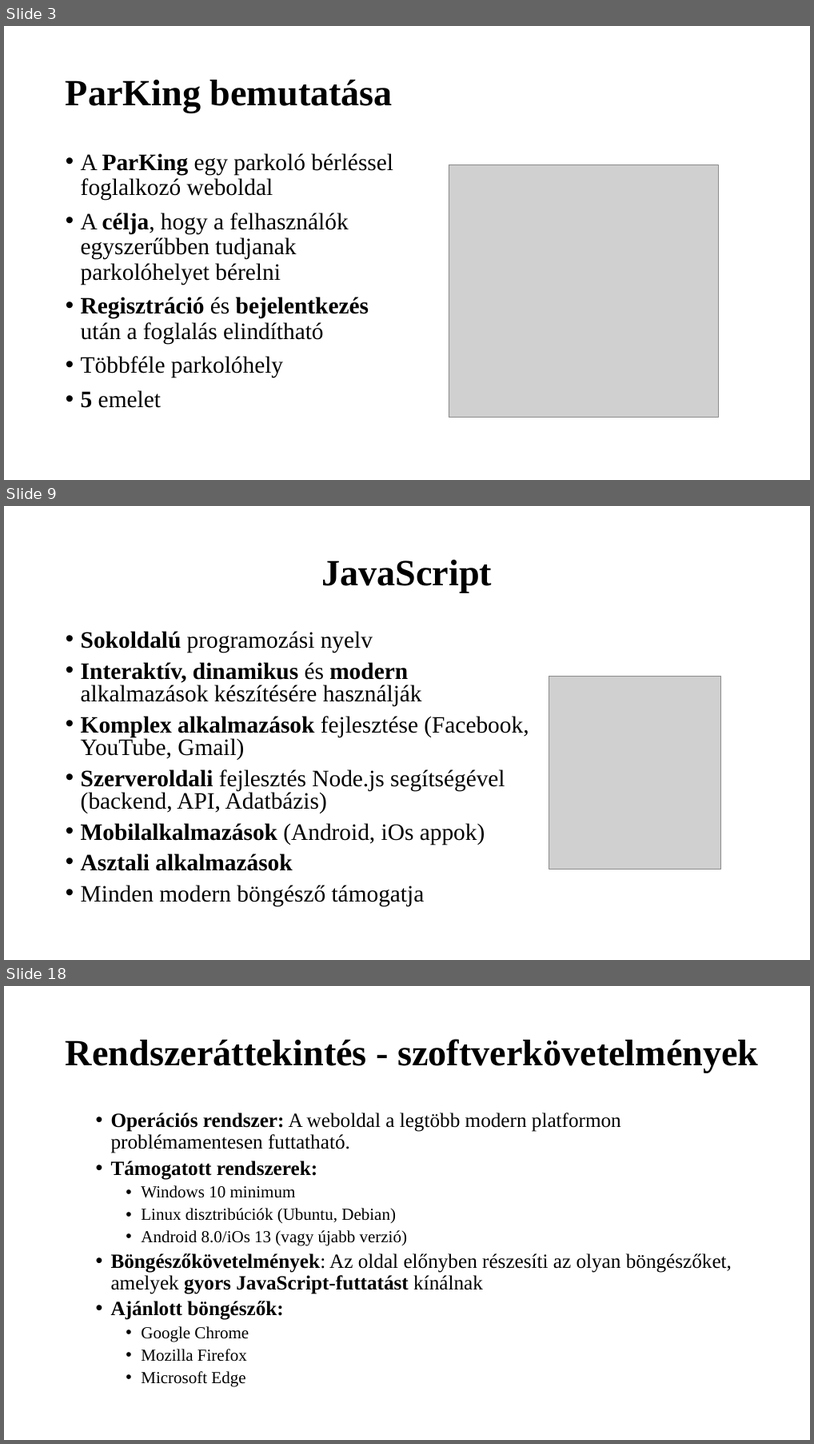
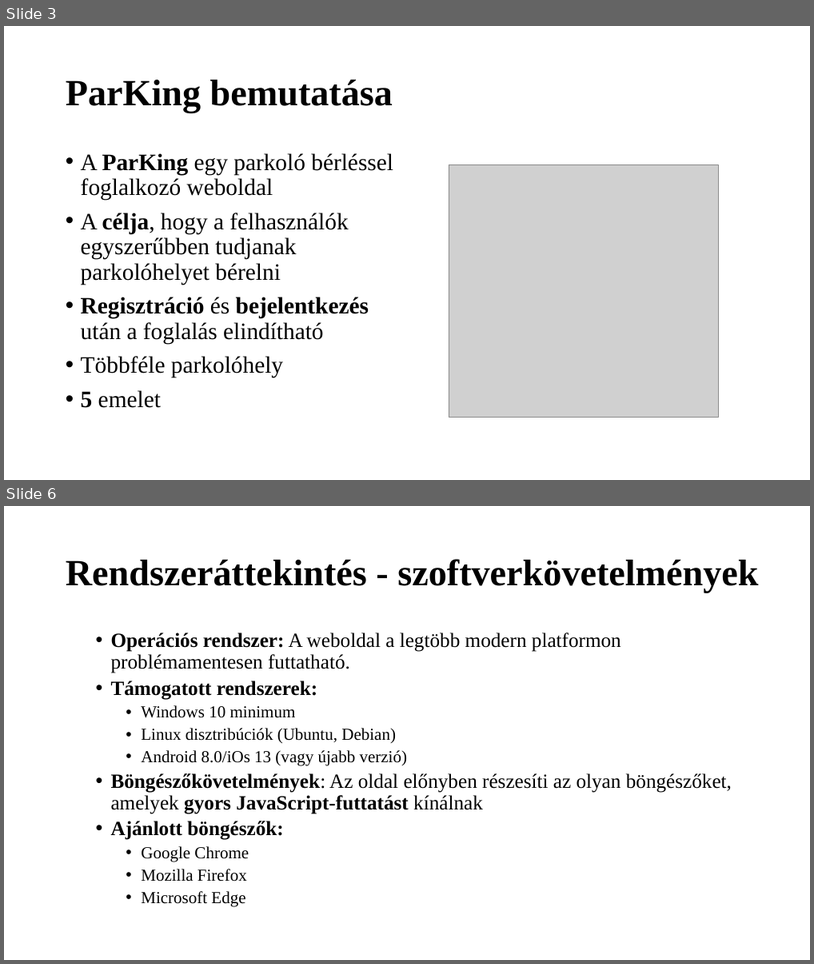
Before and after one commit to K0RN3L07/ParKing, a slide deck: Dokumentáció/ParKing-prezentacio.pptx. Shown one above the other, each under a label of ours: slides 3, 9 and 18 before the commit, slides 3 and 6 after it; the slides between them are not shown. The pictures are 814x1444 and 814x964 pixels, drawn with LibreOffice and Linux fonts; fonts in the diff are those of the drawing; grey boxes stand for pictures. Boxes give left, top, right and bottom in pixels: in the first picture for what was removed or moved away, otherwise in the second. Text is boxed around its words. In the diff, an @@ line names an element or a change of style, - is before the commit and + after.

```diff
--- a/Dokumentáció/ParKing-prezentacio.pptx
+++ b/Dokumentáció/ParKing-prezentacio.pptx
@@ slide 9 removed at box(4, 506, 810, 960), background #FFFFFF @@
@@ title removed at box(322, 560, 492, 593) @@
-JavaScript
@@ text removed at box(81, 631, 529, 906) @@
-• Sokoldalú programozási nyelv
-• Interaktív, dinamikus és modern alkalmazások készítésére használják
-• Komplex alkalmazások fejlesztése (Facebook, YouTube, Gmail)
-• Szerveroldali fejlesztés Node.js segítségével (backend, API, Adatbázis)
-• Mobilalkalmazások (Android, iOs appok)
-• Asztali alkalmazások
-• Minden modern böngésző támogatja
@@ picture removed at box(550, 676, 722, 869) @@
@@ what was slide 18 is now slide 6 @@
```
Also in this commit, not shown: 3 slides changed, 11 other slides removed, 1 other file.
